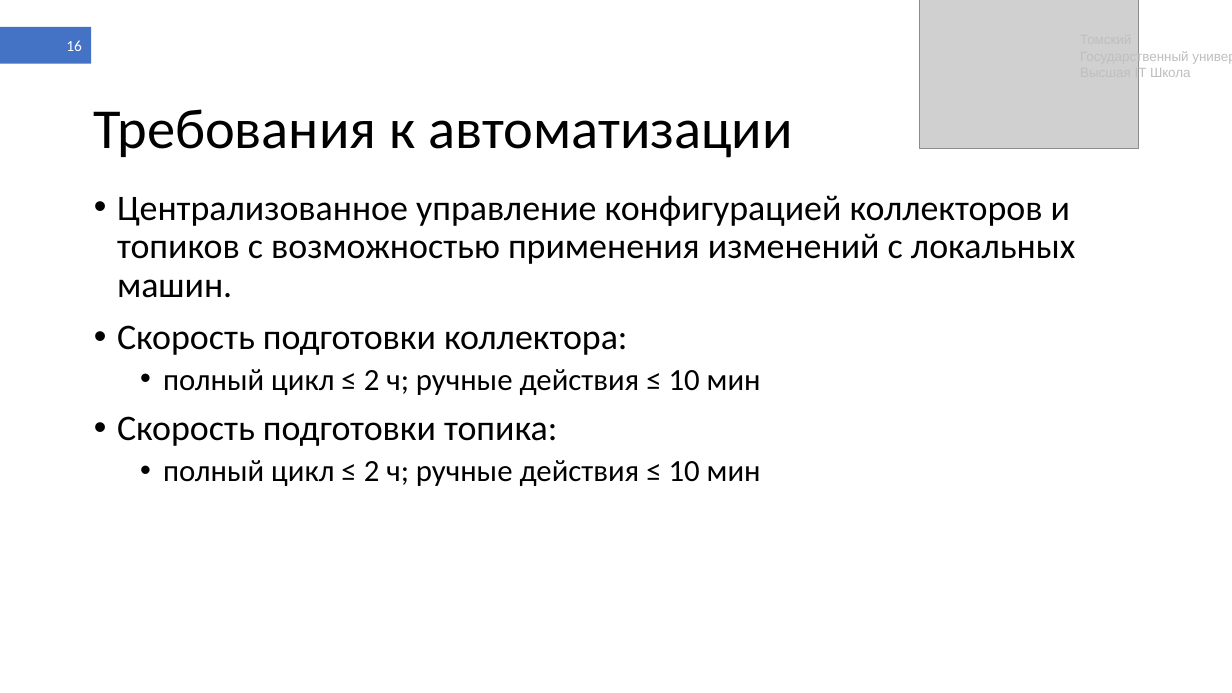
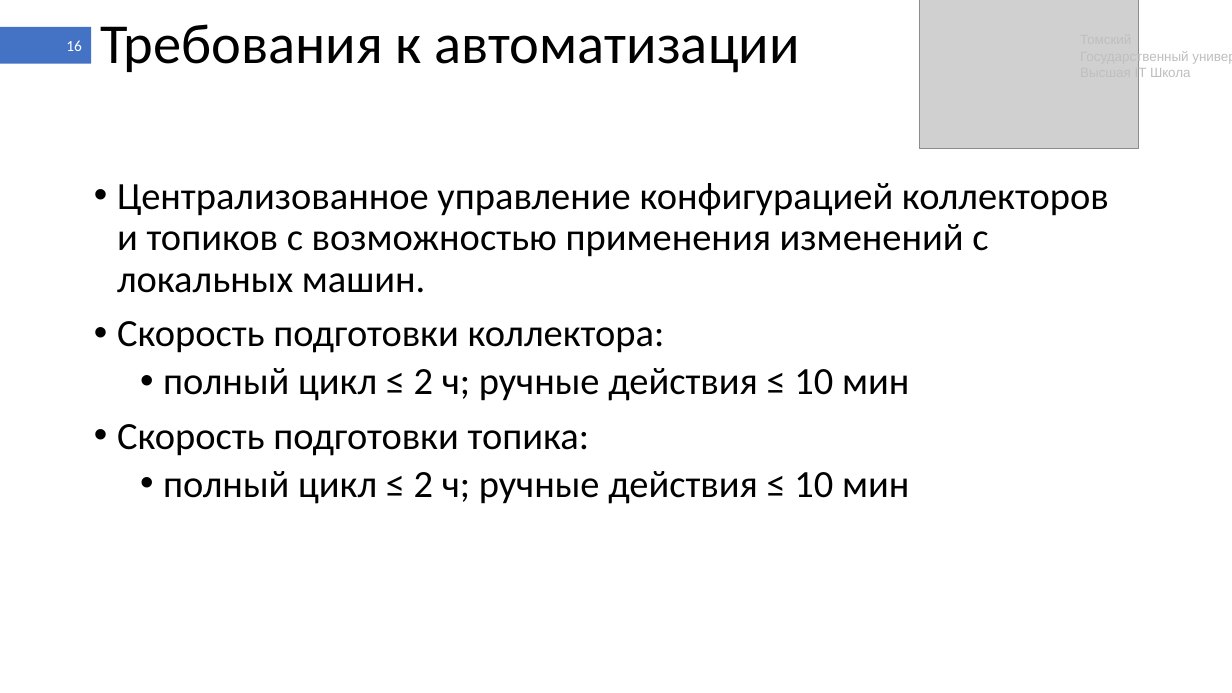
Before and after one commit to shameoff/GraduateWork, a slide deck: slide 16 of Презентация ВКР (в шаблоне).pptx. Drawn at 1232x693 pixels with LibreOffice and Linux fonts; fonts in the diff are those of the drawing; grey boxes stand for pictures. Boxes give left, top, right and bottom in pixels: in the first picture for what was removed or moved away, otherwise in the second. Text is boxed around its words. In the diff, an @@ line names an element or a change of style, - is before the commit and + after.

```diff
--- a/Презентация ВКР (в шаблоне).pptx
+++ b/Презентация ВКР (в шаблоне).pptx
@@ text "Требования к автоматизации" moved from (x1=94, y1=109, x2=793, y2=158) to (x1=101, y1=24, x2=800, y2=73) @@
@@ text "Централизованное управление конфигурацией коллекторов и ..." moved from (x1=117, y1=195, x2=1075, y2=486) to (x1=117, y1=183, x2=1109, y2=504) @@
@@ text "Централизованное управление конфигурацией коллекторов и ..." at (x1=117, y1=183, x2=1109, y2=504): size 28 to 30 pt in "Централизованное управление конфигурацией коллекторов и топи ...", "Скорость подготовки коллектора:", "Скорость подготовки топика:"; size 24 to 30 pt in "полный цикл ≤ 2 ч; ручные действия ...", "полный цикл ≤ 2 ч; ручные действия ..." @@
```
Also in this commit, not shown: 38 other slides changed, 1 other file.
